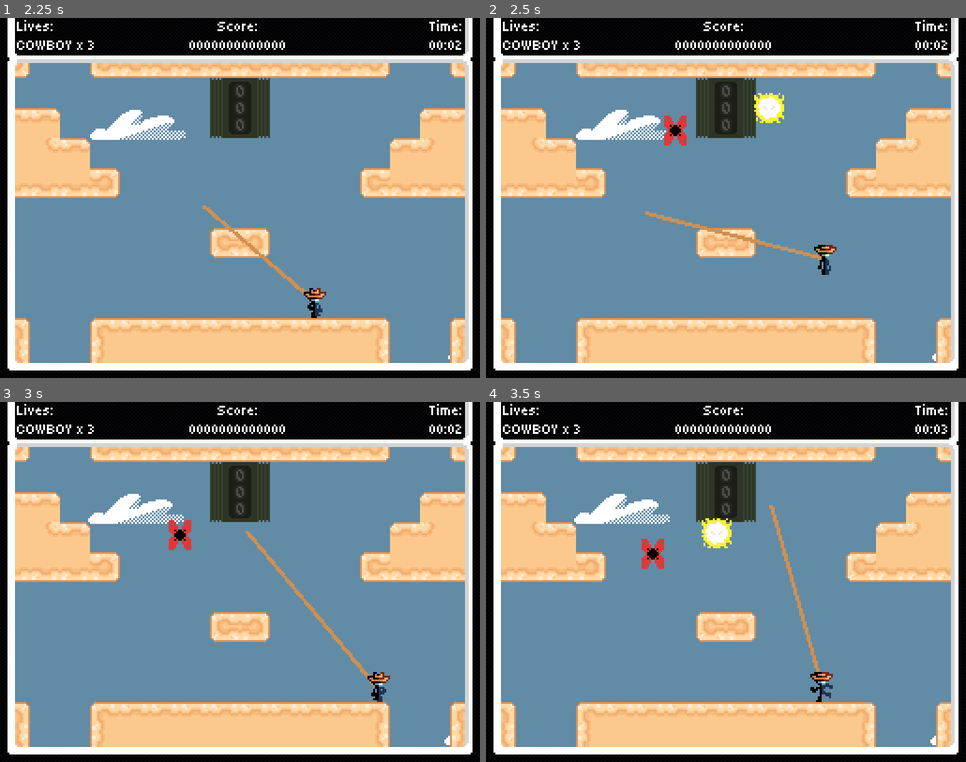
Above: before the commit, frames 1-4 (two rows, left to right).
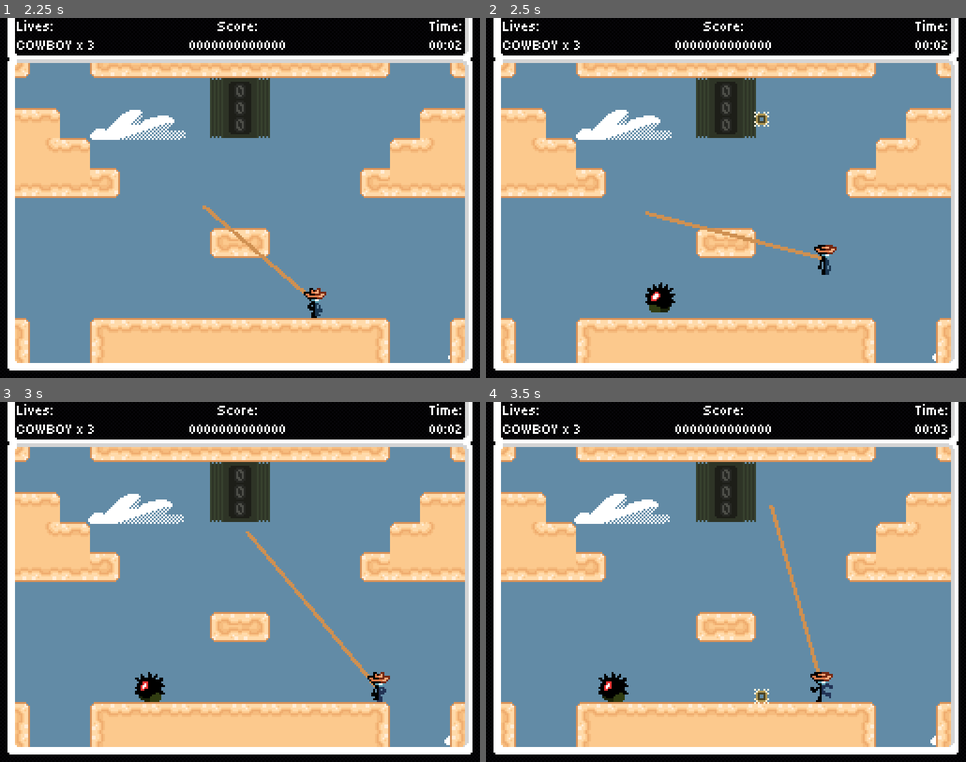
Above: after the commit, the same moments.

Repository: Jcodefox/GMTK-2025
Game: Godot game, scene res://scenes/topscenes/title_topscene.tscn
Two runs of this game, one before a commit and one after it. Both use one fixed random seed, a clock stepped at 60 frames per second and the inputs below.
Inputs (mouse positions are in pixels of both pictures, inside the frame that each line leads up to):
- Up to frame 1 (2.25 s): click "Start Game" at 0.5 s; move the mouse to (345, 180) at 1.27 s; press the mouse at (345, 180) at 1.28 s; hold D (move_right) from 1.28 s (still down); tap Space (move_jump) at 1.52 s; move the mouse to (144, 216) at 2.02 s; release the mouse at (144, 216) at 2.03 s; click (144, 216) at 2.1 s
- Up to frame 2 (2.5 s): keep holding D (move_right); tap Space (move_jump) at 2.27 s
- Up to frame 3 (3 s): move the mouse to (288, 502) at 2.77 s; release D (move_right) at 2.78 s; press the mouse at (288, 502) at 2.78 s; hold A (move_left) from 2.78 s (still down)
- Up to frame 4 (3.5 s): keep holding A (move_left)

Frame 1 is identical in both runs. In frame 2, 1.1% of the frame differs, in the area x 33-63%, y 20-82%; in frame 3, 0.7%; in frame 4, 1.2%, in the area x 23-59%, y 32-84%.

Commit message:
Add Spikeball

Diff:
--- /dev/null
+++ b/assets/art/enemies/spikeball_sprite_frames.tres
@@ -0,0 +1,18 @@
+[gd_resource type="SpriteFrames" load_steps=3 format=3 uid="uid://d38s724kfuo3v"]
+
+[ext_resource type="Texture2D" uid="uid://400iu480qk5d" path="res://assets/art/enemies/spikeball_1.png" id="1_6ibh7"]
+[ext_resource type="Texture2D" uid="uid://cuu81nfrooake" path="res://assets/art/enemies/spikeball_2.png" id="2_vafj5"]
+
+[resource]
+animations = [{
+"frames": [{
+"duration": 1.0,
+"texture": ExtResource("1_6ibh7")
+}, {
+"duration": 1.0,
+"texture": ExtResource("2_vafj5")
+}],
+"loop": true,
+"name": &"default",
+"speed": 5.0
+}]
--- /dev/null
+++ b/scenes/prefabs/enemies/spikeball.tscn
@@ -0,0 +1,23 @@
+[gd_scene load_steps=5 format=3 uid="uid://ctme53snp1vub"]
+
+[ext_resource type="Script" uid="uid://cmpiude6s7tf4" path="res://scripts/prefabs/enemy/spikeball.gd" id="1_lj4q4"]
+[ext_resource type="SpriteFrames" uid="uid://d38s724kfuo3v" path="res://assets/art/enemies/spikeball_sprite_frames.tres" id="2_lj4q4"]
+[ext_resource type="PackedScene" uid="uid://8u4a6kbsptoe" path="res://scenes/prefabs/jump_over_check.tscn" id="3_4ycbe"]
+
+[sub_resource type="RectangleShape2D" id="RectangleShape2D_lj4q4"]
+size = Vector2(5, 5)
+
+[node name="Sproing" type="CharacterBody2D" groups=["can_be_lassod", "enemy"]]
+collision_layer = 4
+collision_mask = 2
+script = ExtResource("1_lj4q4")
+
+[node name="AnimatedSprite2D" type="AnimatedSprite2D" parent="."]
+sprite_frames = ExtResource("2_lj4q4")
+frame_progress = 0.0504328
+
+[node name="CollisionShape2D" type="CollisionShape2D" parent="." groups=["enemy"]]
+shape = SubResource("RectangleShape2D_lj4q4")
+
+[node name="JumpOverCheck" parent="." instance=ExtResource("3_4ycbe")]
+position = Vector2(0, -14)
--- a/scenes/prefabs/enemy_spawner.tscn
+++ b/scenes/prefabs/enemy_spawner.tscn
@@ -6,7 +6,8 @@
 [ext_resource type="PackedScene" uid="uid://cfouaodbpe5ht" path="res://scenes/prefabs/enemies/shock_wisp.tscn" id="4_vxkwm"]
 [ext_resource type="PackedScene" uid="uid://bpu8ngb4kep74" path="res://scenes/prefabs/enemies/nameless.tscn" id="5_khqpp"]
 [ext_resource type="PackedScene" uid="uid://dtvjbmxdirq5p" path="res://scenes/prefabs/enemies/sproing.tscn" id="6_4m3yh"]
+[ext_resource type="PackedScene" uid="uid://ctme53snp1vub" path="res://scenes/prefabs/enemies/spikeball.tscn" id="7_4d7i5"]
 
 [node name="EnemySpawner" type="Node2D"]
 script = ExtResource("1_2fv7t")
-enemy_scenes = Array[PackedScene]([ExtResource("2_pg5fs"), ExtResource("3_pg5fs"), ExtResource("4_vxkwm"), ExtResource("5_khqpp"), ExtResource("6_4m3yh")])
+enemy_scenes = Array[PackedScene]([ExtResource("2_pg5fs"), ExtResource("3_pg5fs"), ExtResource("4_vxkwm"), ExtResource("5_khqpp"), ExtResource("6_4m3yh"), ExtResource("7_4d7i5")])
--- a/scripts/prefabs/enemy/enemy.gd
+++ b/scripts/prefabs/enemy/enemy.gd
@@ -21,7 +21,7 @@
 func lassod() -> void:
 	queue_free()
 
-func slingballed() -> void:
+func slingballed(ball: Node2D) -> void:
 	die()
 
 func die() -> void:
--- /dev/null
+++ b/scripts/prefabs/enemy/spikeball.gd
@@ -0,0 +1,45 @@
+extends Enemy
+
+var animated_sprite_ghosts: Array[Node2D] = []
+var collision_shape_ghosts: Array[Node2D] = []
+var jump_check_shape_ghosts: Array[Node2D] = []
+
+var all_shape_ghosts_original_poses: PackedVector2Array = []
+
+@onready var hitbox_original_pos: Vector2 = Vector2.ZERO
+
+func _ready() -> void:
+	animated_sprite_ghosts = Globals.make_loop_ghosts_of($AnimatedSprite2D)
+	collision_shape_ghosts = Globals.make_loop_ghosts_of($CollisionShape2D)
+	jump_check_shape_ghosts = Globals.make_loop_ghosts_of($JumpOverCheck/CollisionShape2D)
+
+	hitbox_original_pos = $CollisionShape2D.position
+	for shape in collision_shape_ghosts:
+		all_shape_ghosts_original_poses.append(shape.position)
+
+func _physics_process(delta: float) -> void:
+	super(delta)
+	global_position = Globals.apply_loop_teleport(global_position)
+
+	velocity.y += default_gravity * delta
+
+	move_and_slide()
+
+func set_animation(anim: String, speed: float = 1.0) -> void:
+	if $AnimatedSprite2D.animation != anim:
+		$AnimatedSprite2D.play(anim)
+	$AnimatedSprite2D.speed_scale = speed
+
+	for sprite in animated_sprite_ghosts:
+		if sprite.animation != anim:
+			sprite.play(anim)
+		sprite.speed_scale = speed
+
+func set_collision_height(amount: float, offset: float) -> void:
+	if $CollisionShape2D.shape.size.y == amount and hitbox_original_pos.y + offset == $CollisionShape2D.position.y:
+		return
+	$CollisionShape2D.shape.size.y = amount
+	$CollisionShape2D.position.y = hitbox_original_pos.y + offset
+
+	for i in range(all_shape_ghosts_original_poses.size()):
+		collision_shape_ghosts[i].position.y = all_shape_ghosts_original_poses[i].y + offset
--- a/scripts/prefabs/slingball.gd
+++ b/scripts/prefabs/slingball.gd
@@ -88,7 +88,7 @@
 	if body.is_in_group("enemy") and body.time_alive > body.time_until_enemy_hurts:
 		enemies_killed += 1
 		Globals.add_score(enemies_killed * 10, Globals.convert_to_visible_pos(global_position), get_tree().current_scene, enemies_in_ball)
-		body.slingballed()
+		body.slingballed(self)
 
 func set_animation(anim: String) -> void:
 	if $AnimatedSlingball.animation != anim:
Not shown: 1 places in scenes/prefabs/enemy_spawner.tscn that only renumber resources
Not shown: 1 places in scenes/topscenes/gameplay_topscene.tscn that only renumber resources
Not shown, added: scripts/prefabs/enemy/spikeball.gd.uid
